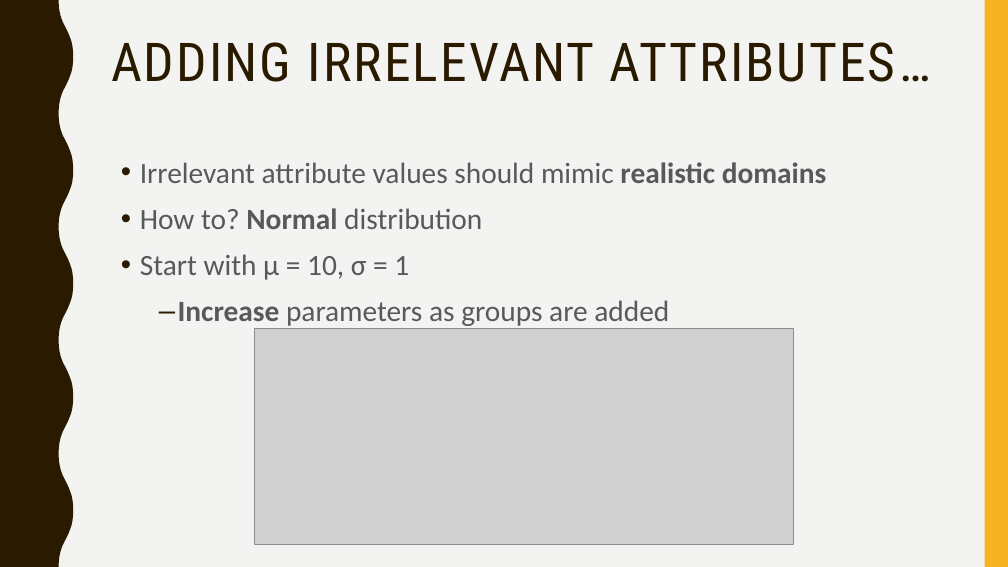
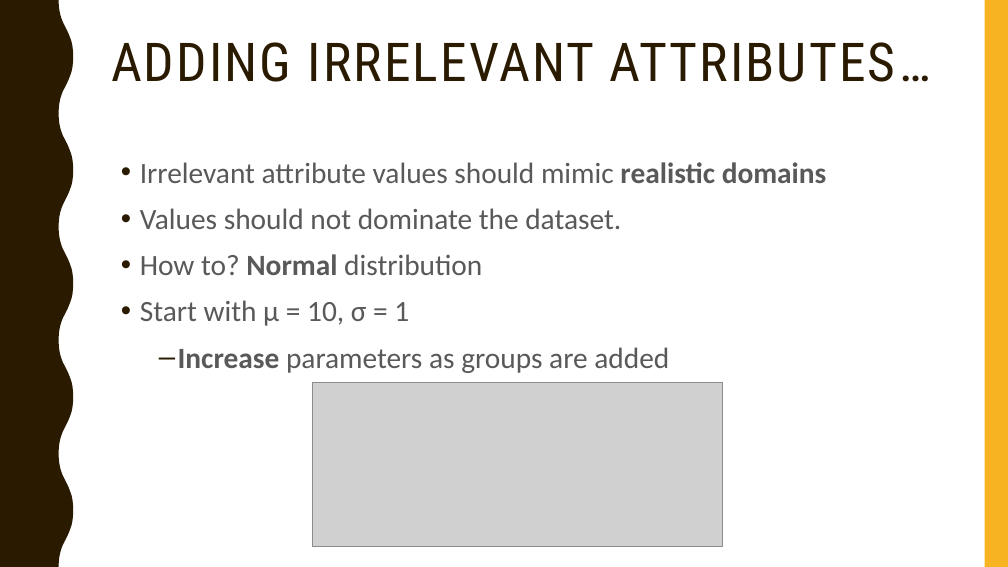
Before and after one commit to gururaj-shriram/ece548-machine-learning, a slide deck: slide 7 of proj1/presentation/pres.pptx. Drawn at 1008x567 pixels with LibreOffice and Linux fonts; fonts in the diff are those of the drawing; grey boxes stand for pictures. Boxes give left, top, right and bottom in pixels: in the first picture for what was removed or moved away, otherwise in the second. Text is boxed around its words. In the diff, an @@ line names an element or a change of style, - is before the commit and + after.

```diff
--- a/proj1/presentation/pres.pptx
+++ b/proj1/presentation/pres.pptx
@@ background #F3F3F2 to #FFFFFF @@
@@ text at <box>140,208,621,229</box>: paragraph added @@
+• Values should not dominate the dataset.
@@ picture: place and size @@
-picture at <box>254,329,793,545</box>
+picture at <box>312,383,723,547</box>
```
Also in this commit, not shown: 30 other slides changed, 2 slides added.
